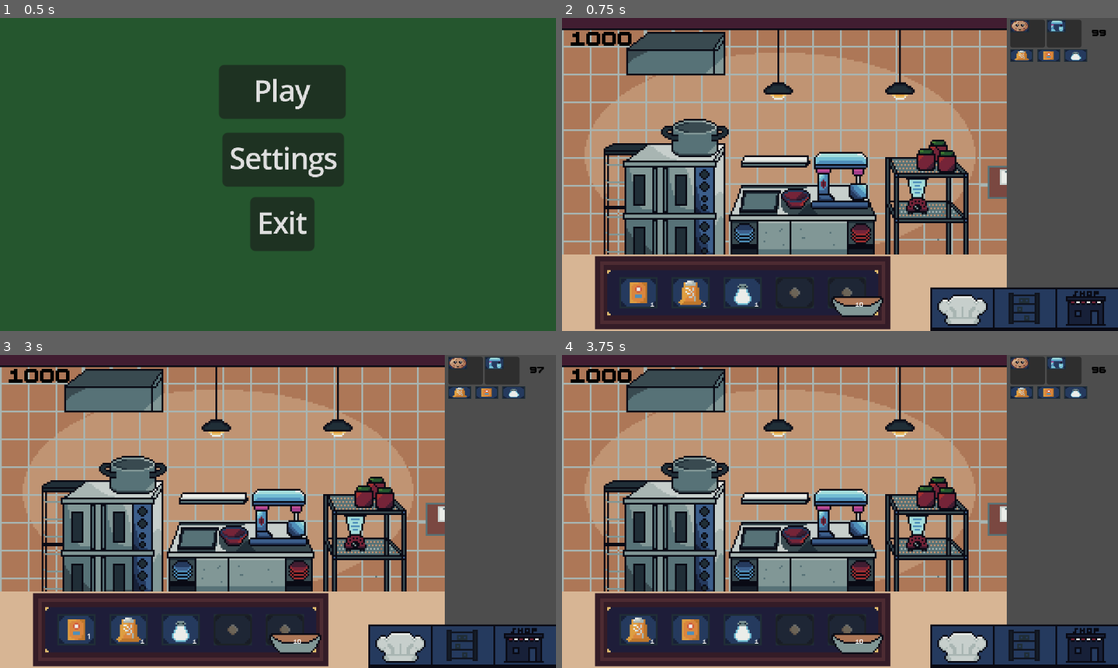
Above: before the commit, frames 1-4 (two rows, left to right).
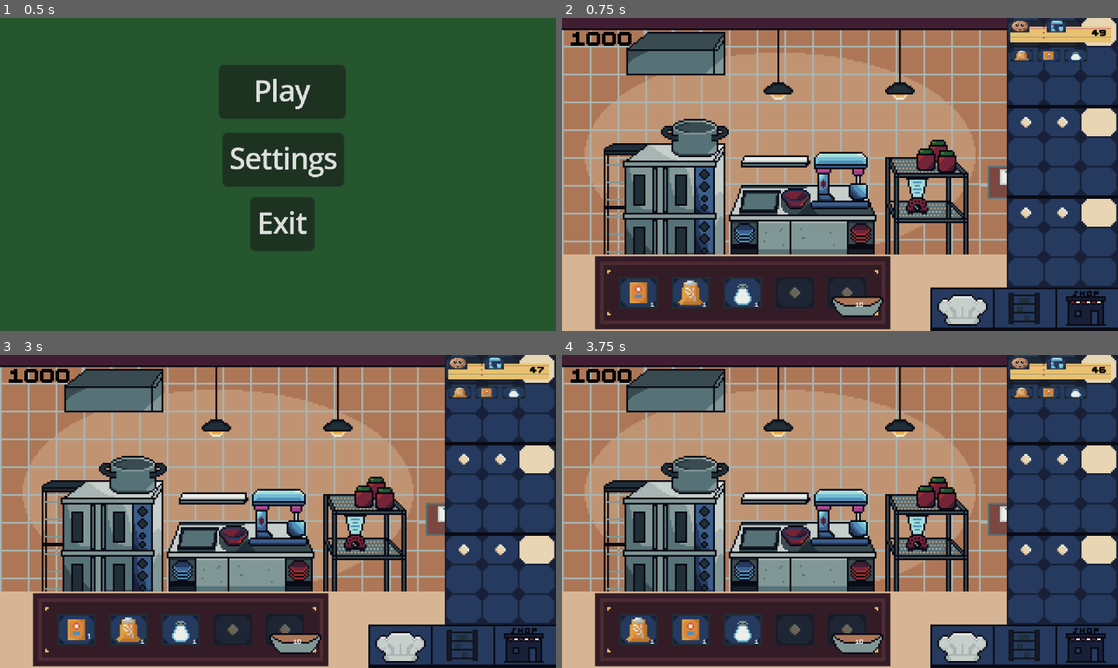
Above: after the commit, the same moments.

Repository: amusci/sweet-treat
Game: Godot game, scene res://Scenes/Areas/UIScenes/title_screen.tscn
The game is run twice, just before and just after one commit, with the same random seed, the same clock (stepped at 60 frames per second) and the same inputs.
Inputs (mouse positions are in pixels of both pictures, inside the frame that each line leads up to):
- Up to frame 1 (0.5 s): no input
- Up to frame 2 (0.75 s): click "Play" at 0.5 s
- Up to frame 3 (3 s): tap Enter at 1.25 s; drag from (111, 536) to (283, 517) at 1.27 s; tap Space at 2 s; drag from (283, 517) to (111, 536) at 2.02 s; move the mouse to (77, 630) at 2.77 s; click (77, 630) at 2.92 s
- Up to frame 4 (3.75 s): tap Enter at 3.5 s; drag from (689, 630) to (845, 517) at 3.52 s

Frame 1 is identical in both runs. In frame 2, 16% of the frame differs, in the area x 15-100%, y 0-87%; in frame 3, 16%; in frame 4, 16%.

Commit message:
FIXED THE CHOPPED SCENES
made storage actually storage
order container set in place

Diff:
--- a/Resources/RecipeResources/FinishedRecipeResources/chocolate_chip_cookie.tres
+++ b/Resources/RecipeResources/FinishedRecipeResources/chocolate_chip_cookie.tres
@@ -20,4 +20,4 @@
 tool_required = "oven"
 tool_required_icon = ExtResource("5_yo38j")
 sell_price = 400.0
-time_to_make = 100.0
+time_to_make = 50.0
--- a/Scenes/Areas/bakery_playground.tscn
+++ b/Scenes/Areas/bakery_playground.tscn
@@ -2,7 +2,7 @@
 
 [ext_resource type="Script" uid="uid://b3cly2n5obgcy" path="res://Scenes/Areas/ui.gd" id="1_1jsug"]
 [ext_resource type="PackedScene" uid="uid://q1v1svbbga3m" path="res://Scenes/NonUpgradables/tablehotbar/hotbar.tscn" id="2_sqe8n"]
-[ext_resource type="Texture2D" uid="uid://cn6ft1k8ile0n" path="res://Assets/antoniotest/BakingSceneGutted.png" id="3_1jsug"]
+[ext_resource type="Texture2D" uid="uid://cksvghm7xtpjh" path="res://Assets/lukas82825/Baking_Scene_Background.png" id="3_1jsug"]
 [ext_resource type="PackedScene" uid="uid://b85a3mf75arf7" path="res://Scenes/Machines/mixing_station.tscn" id="3_ff7m2"]
 [ext_resource type="PackedScene" uid="uid://cgltvgu28fltw" path="res://Scenes/Machines/oven.tscn" id="3_gyj70"]
 [ext_resource type="PackedScene" uid="uid://b8rhowa3gudpk" path="res://Scenes/SceneSwitching/SceneButtons.tscn" id="4_gf4qy"]
@@ -29,7 +29,8 @@
 stretch_mode = 2
 
 [node name="Oven" parent="." instance=ExtResource("3_gyj70")]
-position = Vector2(56, 105)
+z_index = 5
+position = Vector2(57, 107)
 
 [node name="MixingStation" parent="." instance=ExtResource("3_ff7m2")]
 position = Vector2(162, 94)
--- a/Scenes/Areas/shop_playground.tscn
+++ b/Scenes/Areas/shop_playground.tscn
@@ -6,7 +6,7 @@
 [ext_resource type="PackedScene" uid="uid://bqekke6vc13d1" path="res://Scenes/Orders/OrderContainer.tscn" id="4_7h0is"]
 [ext_resource type="PackedScene" uid="uid://dtu3jt1kqe2kv" path="res://Scenes/Areas/UIScenes/pause_menu.tscn" id="5_aneyl"]
 [ext_resource type="Texture2D" uid="uid://b1d5mv0ylx62x" path="res://Assets/TempAssets/ordercontainertest.png" id="5_wspjr"]
-[ext_resource type="Texture2D" uid="uid://ctmklw3nylrki" path="res://Assets/antoniotest/ShopSceneGutted.png" id="8_0hv02"]
+[ext_resource type="Texture2D" uid="uid://dqu8e301xbjcn" path="res://Assets/lukas82825/Shop_Scene.png" id="7_ardy5"]
 [ext_resource type="Script" uid="uid://iyvrqmv07hjf" path="res://Scenes/Shop/shop.gd" id="8_ardy5"]
 [ext_resource type="PackedScene" uid="uid://byjt0e223ntsh" path="res://Scenes/UI/Money.tscn" id="8_tv5g6"]
 [ext_resource type="PackedScene" uid="uid://dtggv3if1mryj" path="res://Scenes/Shop/shop_output.tscn" id="10_ardy5"]
@@ -53,7 +53,7 @@
 layout_mode = 1
 offset_right = 320.0
 offset_bottom = 180.0
-texture = ExtResource("8_0hv02")
+texture = ExtResource("7_ardy5")
 stretch_mode = 2
 
 [node name="SugarButton" type="Button" parent="Shop"]
--- a/Scenes/Areas/storage_playground.tscn
+++ b/Scenes/Areas/storage_playground.tscn
@@ -5,12 +5,18 @@
 [ext_resource type="PackedScene" uid="uid://q1v1svbbga3m" path="res://Scenes/NonUpgradables/tablehotbar/hotbar.tscn" id="2_4lbp4"]
 [ext_resource type="PackedScene" uid="uid://m07v5i1n8ugu" path="res://Scenes/Machines/fridge.tscn" id="3_48a00"]
 [ext_resource type="PackedScene" uid="uid://bqekke6vc13d1" path="res://Scenes/Orders/OrderContainer.tscn" id="5_fsijw"]
-[ext_resource type="Texture2D" uid="uid://b1d5mv0ylx62x" path="res://Assets/TempAssets/ordercontainertest.png" id="6_kvb4u"]
+[ext_resource type="Texture2D" uid="uid://ubh4wxl1c68t" path="res://Assets/lukas82825/Storage_Scene.png" id="8_5gdgs"]
 [ext_resource type="PackedScene" uid="uid://dtu3jt1kqe2kv" path="res://Scenes/Areas/UIScenes/pause_menu.tscn" id="8_xkyle"]
 [ext_resource type="PackedScene" uid="uid://byjt0e223ntsh" path="res://Scenes/UI/Money.tscn" id="9_5gdgs"]
 
 [node name="StoragePlayground" type="Node2D"]
 script = ExtResource("1_34otg")
+
+[node name="Background" type="TextureRect" parent="."]
+offset_right = 320.0
+offset_bottom = 180.0
+texture = ExtResource("8_5gdgs")
+stretch_mode = 2
 
 [node name="OrderContainer" parent="." instance=ExtResource("5_fsijw")]
 offset_left = 258.0
@@ -18,22 +24,18 @@
 offset_right = 258.0
 offset_bottom = 1.0
 
-[node name="TextureRect2" type="TextureRect" parent="OrderContainer"]
-layout_mode = 0
-offset_right = 40.0
-offset_bottom = 40.0
-texture = ExtResource("6_kvb4u")
-
 [node name="SceneButtons" parent="." instance=ExtResource("1_5ysot")]
+z_index = 5
 offset_left = 212.0
 offset_top = 155.0
 offset_right = 325.0
 offset_bottom = 185.0
 
 [node name="Fridge" parent="." instance=ExtResource("3_48a00")]
-position = Vector2(78, 57)
+position = Vector2(22, 99)
 
 [node name="Hotbar" parent="." instance=ExtResource("2_4lbp4")]
+z_index = 5
 offset_left = 19.0
 offset_top = 137.0
 offset_right = 189.0
--- a/Scenes/Machines/fridge.tscn
+++ b/Scenes/Machines/fridge.tscn
@@ -1,47 +1,84 @@
-[gd_scene load_steps=8 format=3 uid="uid://m07v5i1n8ugu"]
+[gd_scene load_steps=6 format=3 uid="uid://m07v5i1n8ugu"]
 
-[ext_resource type="Texture2D" uid="uid://bur3ygr21flod" path="res://Assets/TempAssets/fridgeTemp.png" id="1_dgwsk"]
 [ext_resource type="Script" uid="uid://brs005kj6nqdw" path="res://Scripts/MachineClasses/Fridge.gd" id="1_nh1lm"]
 [ext_resource type="PackedScene" uid="uid://dfseuxorrds8m" path="res://Scenes/NonUpgradables/tablehotbar/inventory_slot.tscn" id="2_at4fk"]
 [ext_resource type="Resource" uid="uid://bscgdv7tmnru" path="res://Resources/IngredientResources/dryIngredientResources/baking_soda.tres" id="4_1ishy"]
-[ext_resource type="Resource" uid="uid://b5gvgfhupsx1o" path="res://Resources/IngredientResources/dryIngredientResources/flour.tres" id="5_7l55e"]
-[ext_resource type="Resource" uid="uid://b22e0h2xh7sfx" path="res://Resources/IngredientResources/dryIngredientResources/sea_salt.tres" id="6_7l55e"]
+[ext_resource type="Texture2D" uid="uid://dj7noo06nxgi6" path="res://Assets/lukas82325/Item_Slot.png" id="4_nudgb"]
 
 [sub_resource type="RectangleShape2D" id="RectangleShape2D_qhi1q"]
-size = Vector2(32, 58)
+size = Vector2(80, 93)
 
 [node name="Fridge" type="Area2D"]
 script = ExtResource("1_nh1lm")
 
-[node name="Sprite2D" type="Sprite2D" parent="."]
-scale = Vector2(0.1, 0.1)
-texture = ExtResource("1_dgwsk")
-
 [node name="CollisionShape2D" type="CollisionShape2D" parent="."]
-position = Vector2(-1, -2)
+position = Vector2(23, -19.5)
 shape = SubResource("RectangleShape2D_qhi1q")
 
-[node name="Inventory" type="HBoxContainer" parent="."]
-custom_minimum_size = Vector2(21, 16)
-offset_left = 26.725
-offset_top = -20.0
-offset_right = 158.725
-offset_bottom = 20.0
+[node name="Inventory" type="VBoxContainer" parent="."]
+z_index = 4
+custom_minimum_size = Vector2(22, 18)
+offset_left = 71.0
+offset_top = -60.0
+offset_right = 93.0
+offset_bottom = 24.0
 
 [node name="FridgeSlot" parent="Inventory" instance=ExtResource("2_at4fk")]
+z_index = 8
 layout_mode = 2
 item = ExtResource("4_1ishy")
 amount = 1
 
+[node name="TextureRect" type="TextureRect" parent="Inventory/FridgeSlot"]
+z_index = -5
+custom_minimum_size = Vector2(22, 18)
+layout_mode = 0
+offset_right = 22.0
+offset_bottom = 18.0
+texture = ExtResource("4_nudgb")
+stretch_mode = 2
+
 [node name="FridgeSlot2" parent="Inventory" instance=ExtResource("2_at4fk")]
+z_index = 8
 layout_mode = 2
-item = ExtResource("5_7l55e")
-amount = 2
+item = ExtResource("4_1ishy")
+amount = 1
+
+[node name="TextureRect" type="TextureRect" parent="Inventory/FridgeSlot2"]
+z_index = -5
+custom_minimum_size = Vector2(22, 18)
+layout_mode = 0
+offset_right = 22.0
+offset_bottom = 18.0
+texture = ExtResource("4_nudgb")
+stretch_mode = 2
 
 [node name="FridgeSlot3" parent="Inventory" instance=ExtResource("2_at4fk")]
+z_index = 8
 layout_mode = 2
-item = ExtResource("6_7l55e")
+item = ExtResource("4_1ishy")
 amount = 1
 
+[node name="TextureRect" type="TextureRect" parent="Inventory/FridgeSlot3"]
+z_index = -5
+custom_minimum_size = Vector2(22, 18)
+layout_mode = 0
+offset_right = 22.0
+offset_bottom = 18.0
+texture = ExtResource("4_nudgb")
+stretch_mode = 2
+
 [node name="FridgeSlot4" parent="Inventory" instance=ExtResource("2_at4fk")]
+z_index = 8
 layout_mode = 2
+item = ExtResource("4_1ishy")
+amount = 1
+
+[node name="TextureRect" type="TextureRect" parent="Inventory/FridgeSlot4"]
+z_index = -5
+custom_minimum_size = Vector2(22, 18)
+layout_mode = 0
+offset_right = 22.0
+offset_bottom = 18.0
+texture = ExtResource("4_nudgb")
+stretch_mode = 2
--- a/Scenes/NonUpgradables/tablehotbar/hotbar.tscn
+++ b/Scenes/NonUpgradables/tablehotbar/hotbar.tscn
@@ -1,8 +1,8 @@
 [gd_scene load_steps=8 format=3 uid="uid://q1v1svbbga3m"]
 
+[ext_resource type="Texture2D" uid="uid://b6k7kcvm7xbkt" path="res://Assets/lukas82825/Hotbar.png" id="1_kmv8b"]
 [ext_resource type="Script" uid="uid://j4lctlyhillb" path="res://Scenes/NonUpgradables/tablehotbar/hotbar.gd" id="1_yxu82"]
 [ext_resource type="PackedScene" uid="uid://dfseuxorrds8m" path="res://Scenes/NonUpgradables/tablehotbar/inventory_slot.tscn" id="2_wps2s"]
-[ext_resource type="Texture2D" uid="uid://b2nhv5vp0ip3m" path="res://Assets/lukas82325/Hotbar.png" id="3_2mo1k"]
 [ext_resource type="Resource" uid="uid://bscgdv7tmnru" path="res://Resources/IngredientResources/dryIngredientResources/baking_soda.tres" id="4_kykox"]
 [ext_resource type="Resource" uid="uid://b5gvgfhupsx1o" path="res://Resources/IngredientResources/dryIngredientResources/flour.tres" id="5_kmv8b"]
 [ext_resource type="Resource" uid="uid://b22e0h2xh7sfx" path="res://Resources/IngredientResources/dryIngredientResources/sea_salt.tres" id="6_372kr"]
@@ -19,7 +19,7 @@
 layout_mode = 0
 offset_right = 170.0
 offset_bottom = 42.0
-texture = ExtResource("3_2mo1k")
+texture = ExtResource("1_kmv8b")
 stretch_mode = 2
 
 [node name="Hotbar" type="HBoxContainer" parent="TextureRect"]
--- a/Scenes/Orders/Order.tscn
+++ b/Scenes/Orders/Order.tscn
@@ -1,8 +1,9 @@
-[gd_scene load_steps=4 format=3 uid="uid://c0xh2jlxgkwvv"]
+[gd_scene load_steps=5 format=3 uid="uid://c0xh2jlxgkwvv"]
 
 [ext_resource type="Texture2D" uid="uid://bs7s1710qmt6u" path="res://Assets/TempAssets/Sea-Salt.png" id="1_0h1ut"]
 [ext_resource type="Script" uid="uid://clbrewwkc1qkf" path="res://Scenes/Orders/order.gd" id="1_0qwn2"]
 [ext_resource type="FontFile" uid="uid://b5xhjokk0mb84" path="res://Assets/Fonts/BoldPixels1.4.ttf" id="3_767pm"]
+[ext_resource type="Texture2D" uid="uid://b1d5mv0ylx62x" path="res://Assets/TempAssets/ordercontainertest.png" id="4_yfdok"]
 
 [node name="Control" type="Control"]
 custom_minimum_size = Vector2(50, 40)
@@ -65,3 +66,11 @@
 text = "120"
 horizontal_alignment = 1
 vertical_alignment = 1
+
+[node name="TextureRect" type="TextureRect" parent="."]
+layout_mode = 0
+offset_top = 4.0
+offset_right = 58.0
+offset_bottom = 13.0
+texture = ExtResource("4_yfdok")
+expand_mode = 1
Binary file added: Assets/lukas82825/Baking_Scene_Background.png
Not shown, added: Assets/lukas82825/Baking_Scene_Background.png.import
Binary file added: Assets/lukas82825/Hotbar.png
Not shown, added: Assets/lukas82825/Hotbar.png.import
Binary file added: Assets/lukas82825/Order_Container_Real.png
Not shown, added: Assets/lukas82825/Order_Container_Real.png.import
Binary file added: Assets/lukas82825/Shop_Scene.png
Not shown, added: Assets/lukas82825/Shop_Scene.png.import
Binary file added: Assets/lukas82825/Storage_Scene.png
Not shown, added: Assets/lukas82825/Storage_Scene.png.import
